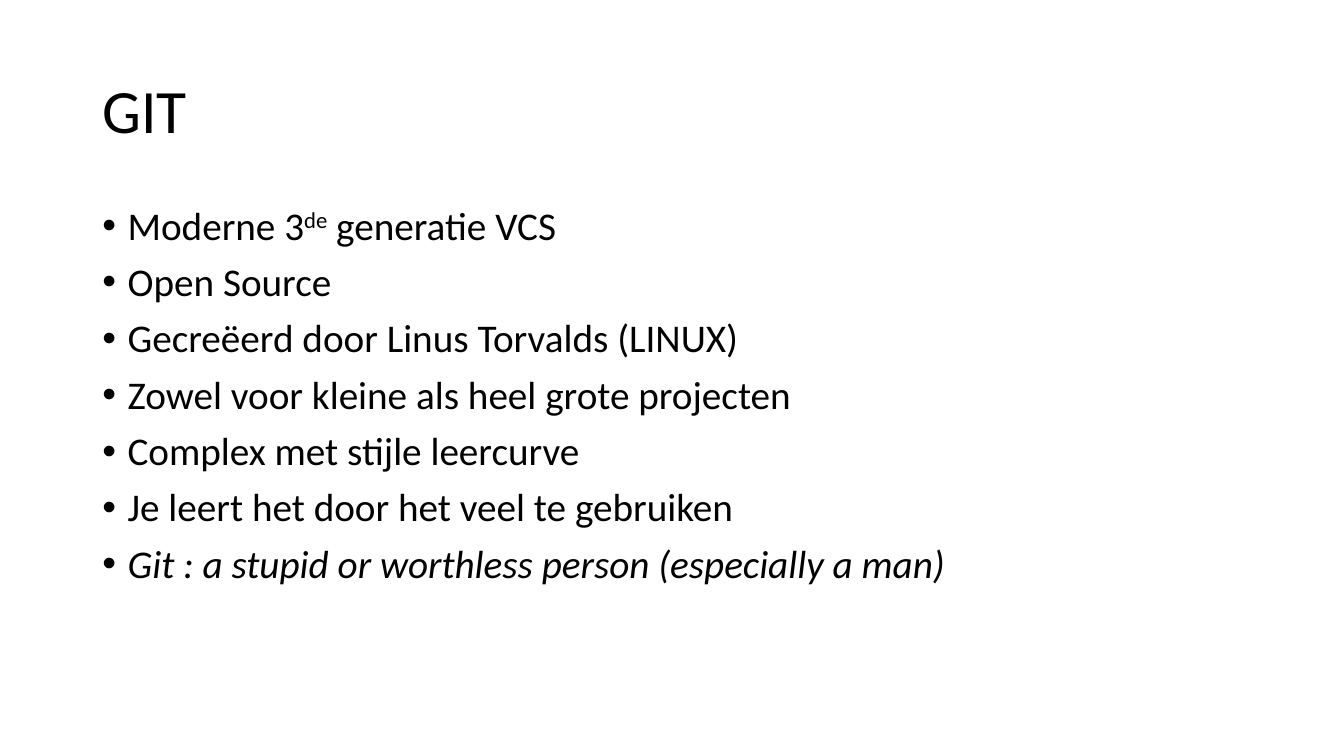
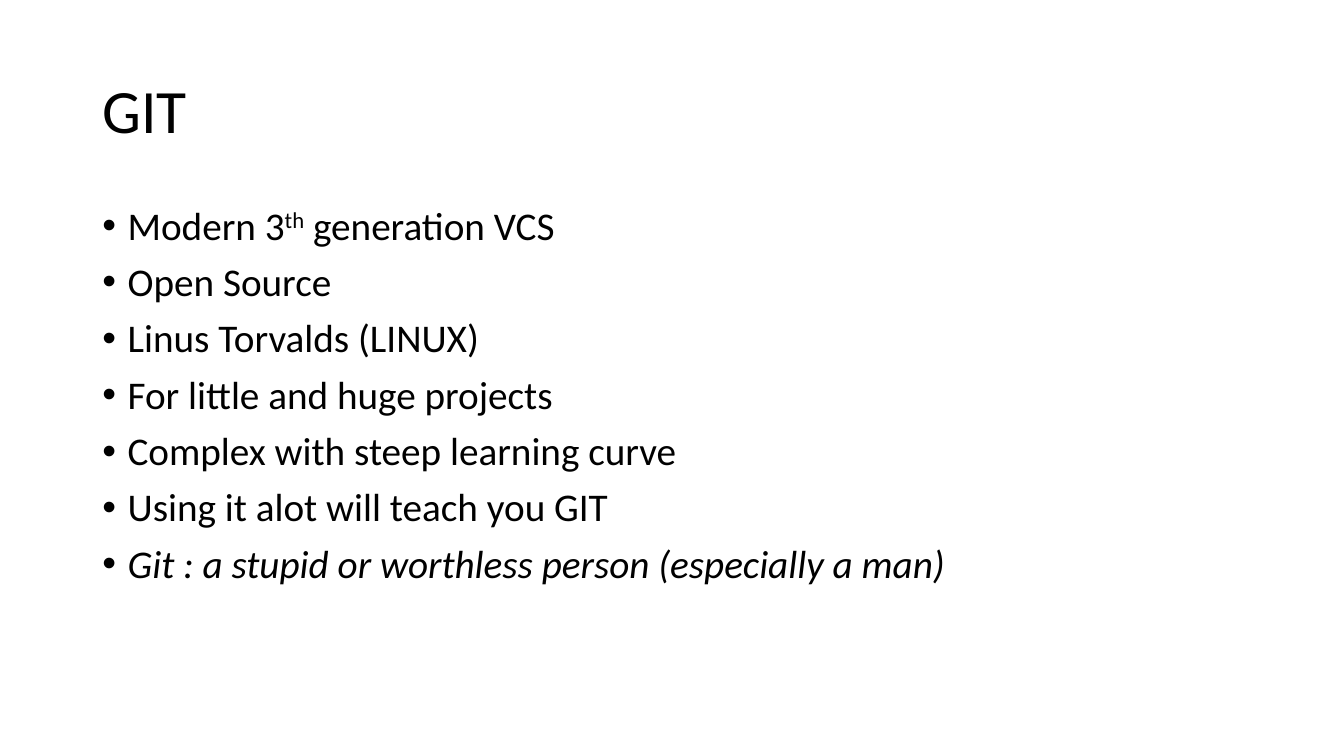
Before and after one commit to tomovermeers/MyFirstGitProject, a slide deck: slide 7 of GIT.pptx. Drawn at 1344x756 pixels with LibreOffice and Linux fonts; fonts in the diff are those of the drawing. Boxes give left, top, right and bottom in pixels: in the first picture for what was removed or moved away, otherwise in the second. Text is boxed around its words. In the diff, an @@ line names an element or a change of style, - is before the commit and + after.

```diff
--- a/GIT.pptx
+++ b/GIT.pptx
@@ text at <box>128,212,555,247</box>: text changed @@
-• Moderne 3de generatie VCS
+• Modern 3th generation VCS
@@ text at <box>128,323,676,528</box>: text changed @@
-• Gecreëerd door Linus Torvalds (LINUX)
-• Zowel voor kleine als heel grote projecten
-• Complex met stijle leercurve
-• Je leert het door het veel te gebruiken
+• Linus Torvalds (LINUX)
+• For little and huge projects
+• Complex with steep learning curve
+• Using it alot will teach you GIT
```
Also in this commit, not shown: 10 other slides changed, 3 slides added, 1 other file.
